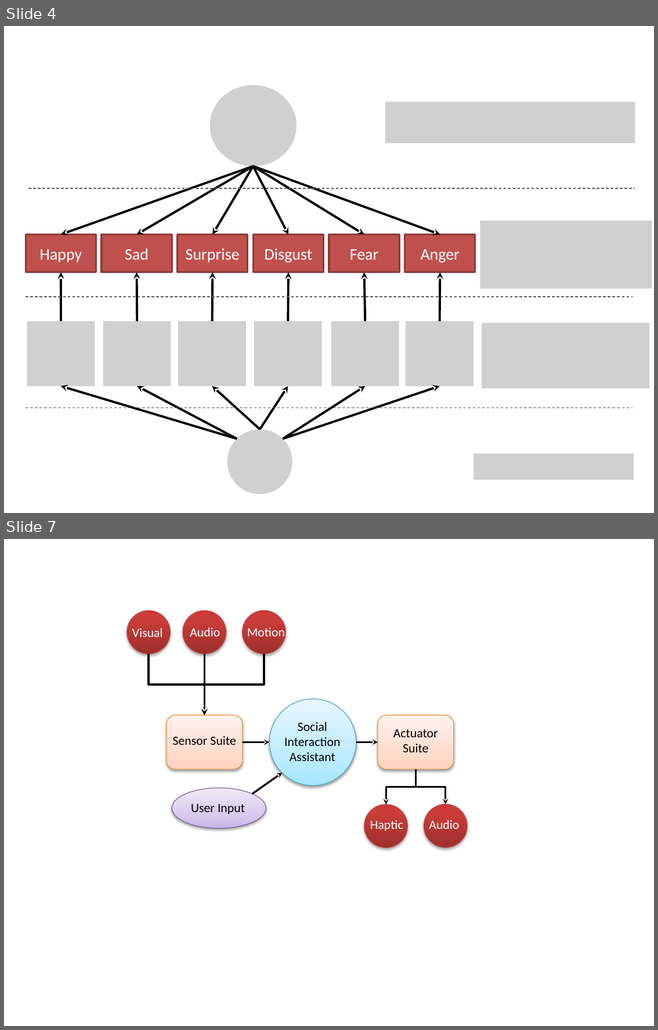
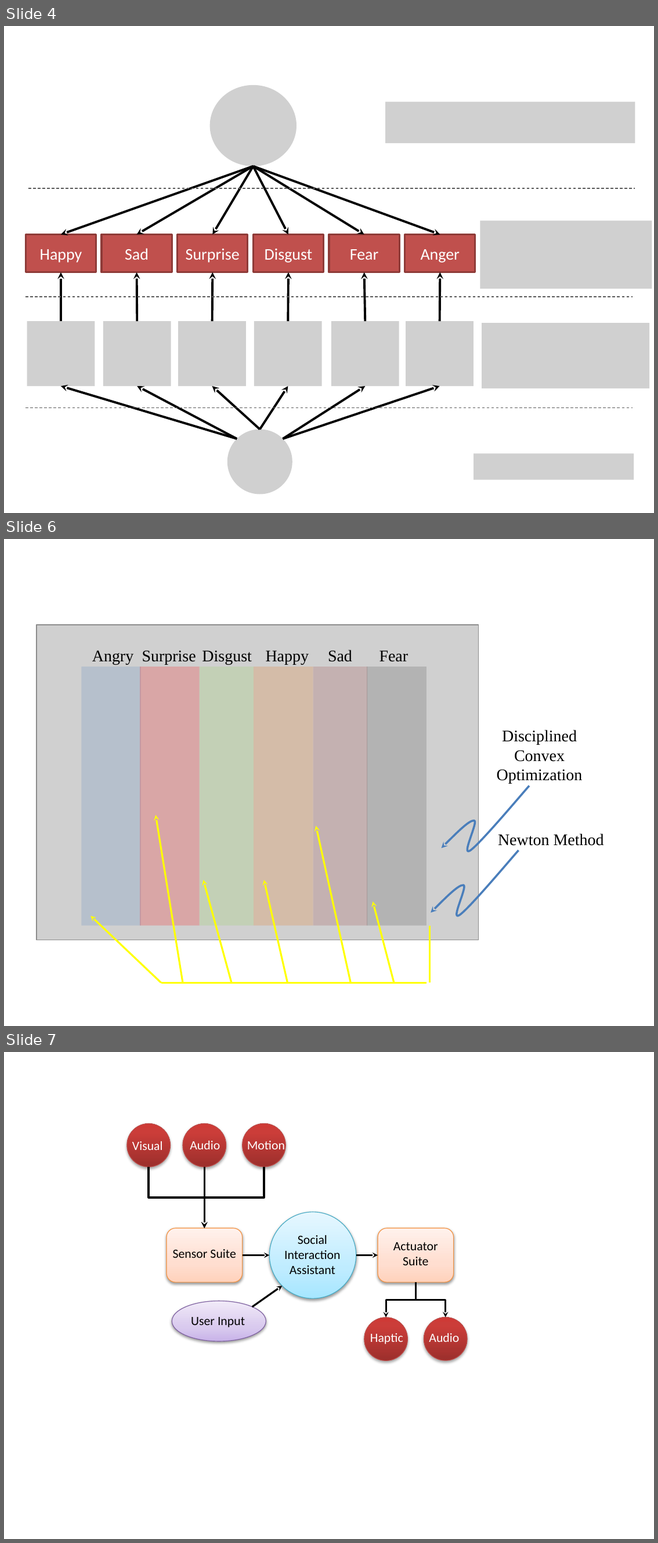
Before and after one commit to shantanubala/facial-expression-recognition, a slide deck: Dissertation/Presentation1.pptx. Shown one above the other, each under a label of ours: slides 4 and 7 before the commit, slides 4, 6 and 7 after it; the slides between them are not shown. The pictures are 658x1030 and 658x1543 pixels, drawn with LibreOffice and Linux fonts; fonts in the diff are those of the drawing; grey boxes stand for pictures. Boxes give left, top, right and bottom in pixels: in the first picture for what was removed or moved away, otherwise in the second. Text is boxed around its words. In the diff, an @@ line names an element or a change of style, - is before the commit and + after.

```diff
--- a/Dissertation/Presentation1.pptx
+++ b/Dissertation/Presentation1.pptx
@@ slide 6 added at (4, 539, 654, 1026), background #FFFFFF @@
@@ picture added at (36, 625, 478, 940) @@
@@ text added at (92, 650, 133, 664), 18 pt, text #000000 @@
+Angry
@@ text added at (142, 650, 196, 664), 18 pt, text #000000 @@
+Surprise
@@ text added at (202, 650, 251, 664), 18 pt, text #000000 @@
+Disgust
@@ text added at (266, 650, 309, 664), 18 pt, text #000000 @@
+Happy
@@ text added at (328, 650, 352, 662), 18 pt, text #000000 @@
+Sad
@@ text added at (379, 650, 408, 662), 18 pt, text #000000 @@
+Fear
@@ rectangle added at (81, 667, 141, 926), fill #4F81BD at 20% opacity @@
@@ rectangle added at (140, 667, 199, 926), fill #FF0000 at 20% opacity @@
@@ rectangle added at (199, 667, 253, 926), fill #92D050 at 20% opacity @@
@@ rectangle added at (253, 667, 313, 926), fill #E46C0A at 20% opacity @@
@@ rectangle added at (313, 667, 367, 926), fill #953735 at 20% opacity @@
@@ rectangle added at (366, 667, 426, 926), fill #404040 at 20% opacity @@
@@ text added at (496, 730, 582, 784), 18 pt, text #000000 @@
+Disciplined Convex Optimization
@@ freeform shape added at (441, 786, 529, 852), outline #4B7EBC 2.25 pt @@
@@ arrow added from (183, 983) to (155, 815), #FFFF00 2 pt @@
@@ arrow added from (350, 983) to (316, 826), #FFFF00 2 pt @@
@@ text added at (498, 834, 604, 846), 18 pt, text #000000 @@
+Newton Method
@@ freeform shape added at (430, 850, 518, 916), outline #4B7EBC 2.25 pt @@
@@ arrow added from (231, 983) to (204, 880), #FFFF00 2 pt @@
@@ arrow added from (287, 983) to (264, 880), #FFFF00 2 pt @@
@@ arrow added from (394, 983) to (372, 901), #FFFF00 2 pt @@
@@ arrow added from (161, 983) to (90, 916), #FFFF00 2 pt @@
@@ line added from (430, 925) to (430, 983), #FFFF00 1.75 pt @@
@@ line added from (161, 983) to (426, 983), #FFFF00 2 pt @@
```
Also in this commit, not shown: 1 slide removed, 2 other files.
